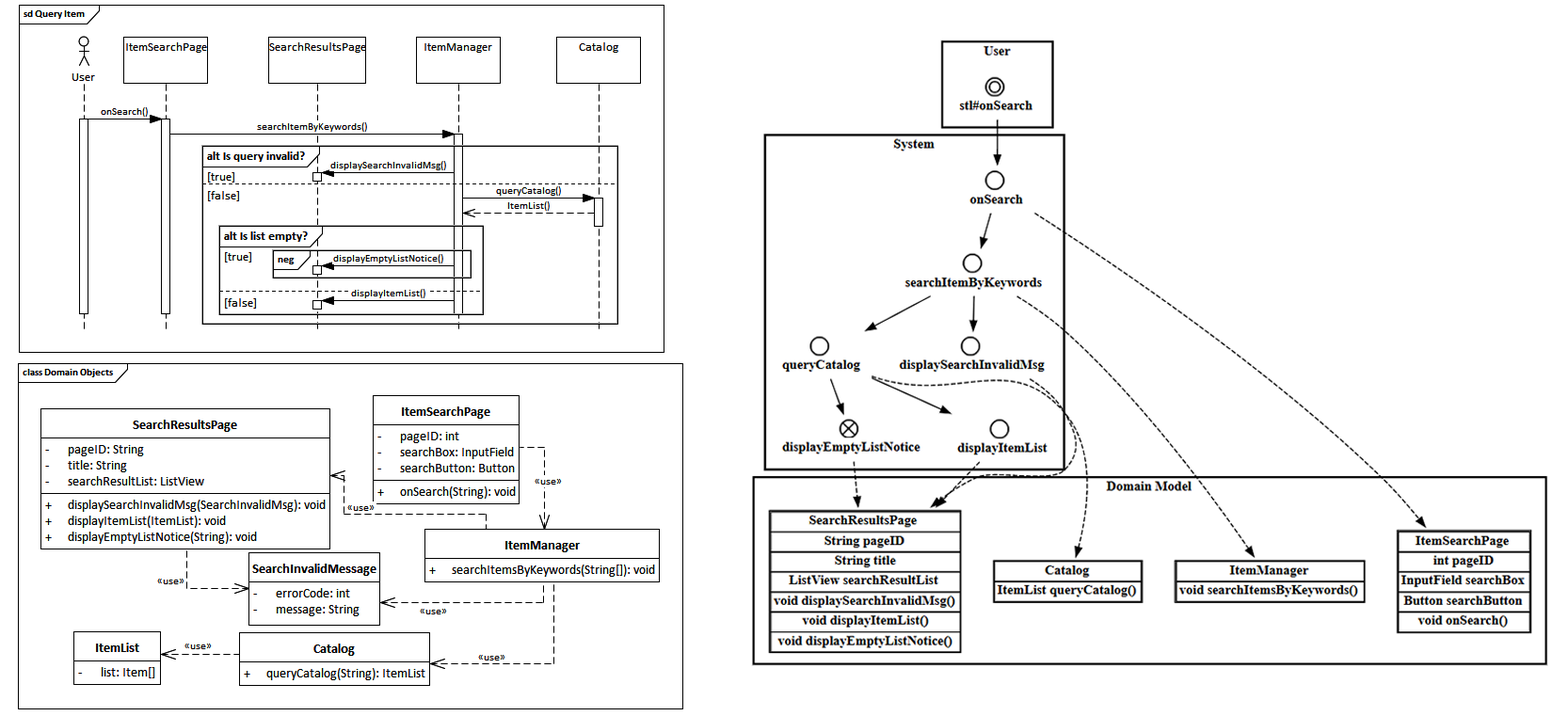
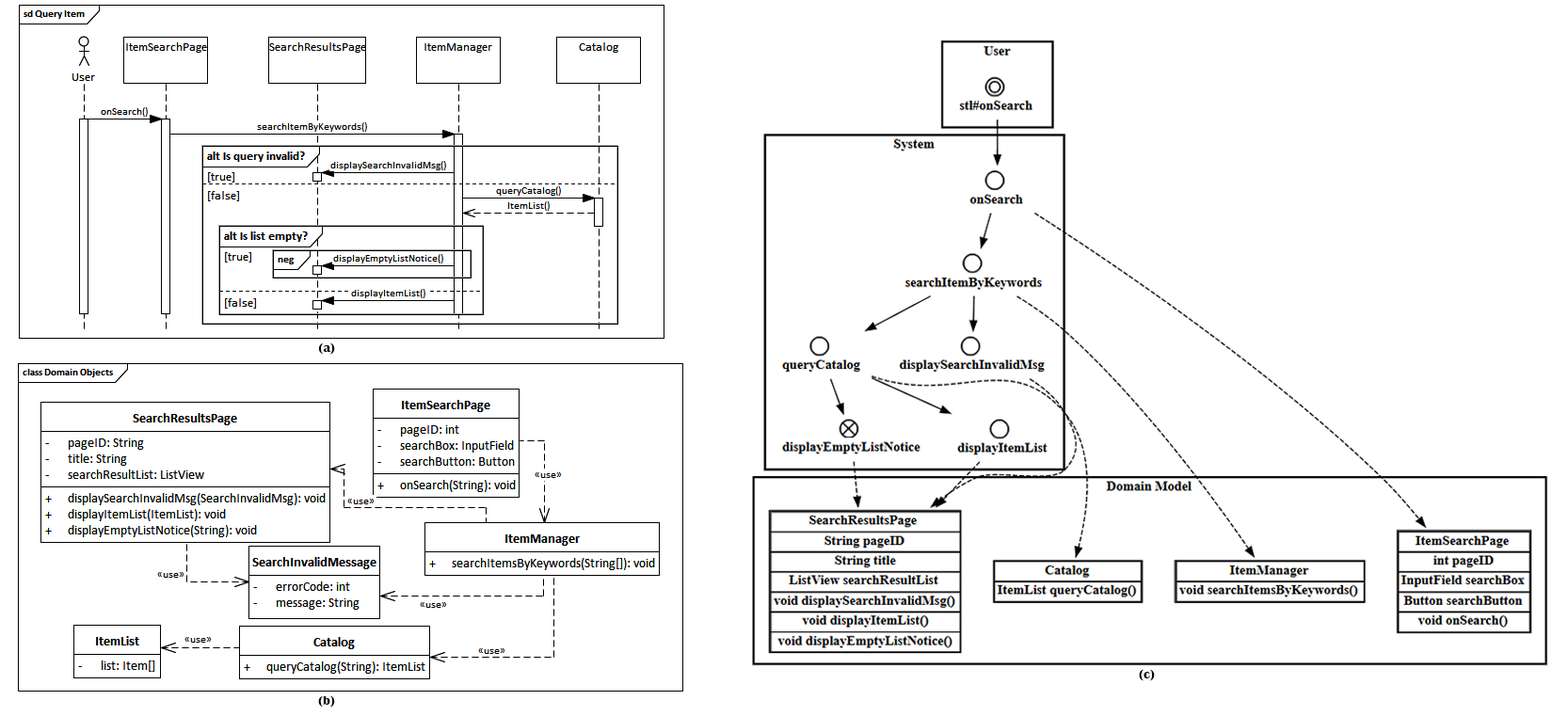
The second (1568, 716) image is a revision of the first. Changes to its layers:
added layer "(a)" above "(b)" over (x1=318, y1=342, x2=336, y2=355)
added layer "(b)" above "(c)" over (x1=318, y1=695, x2=336, y2=708)
added layer "(c)" above "Curves 1" over (x1=1138, y1=669, x2=1155, y2=682)
painted on "Layer 2" over (x1=17, y1=337, x2=684, y2=710)
